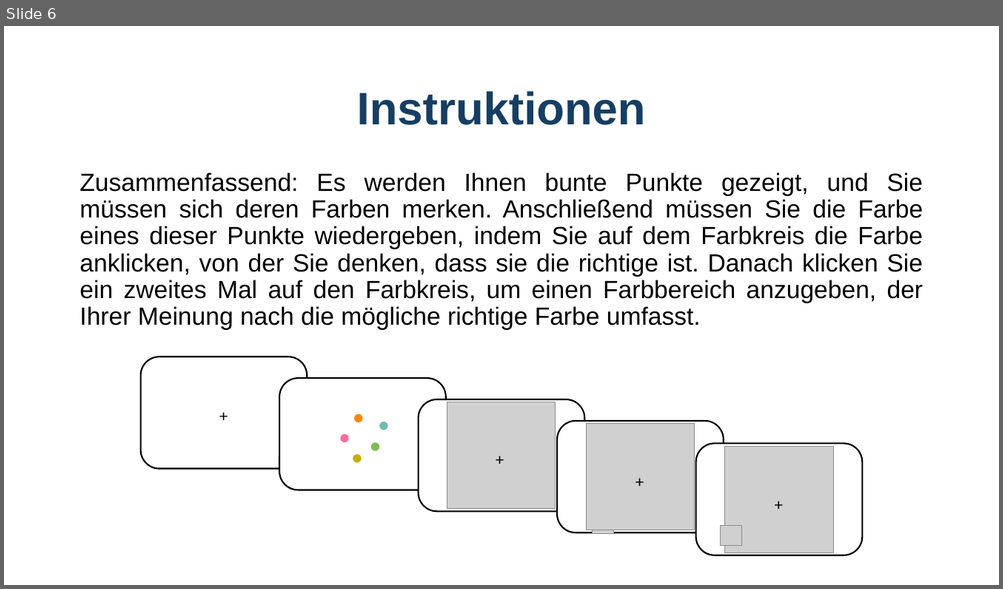
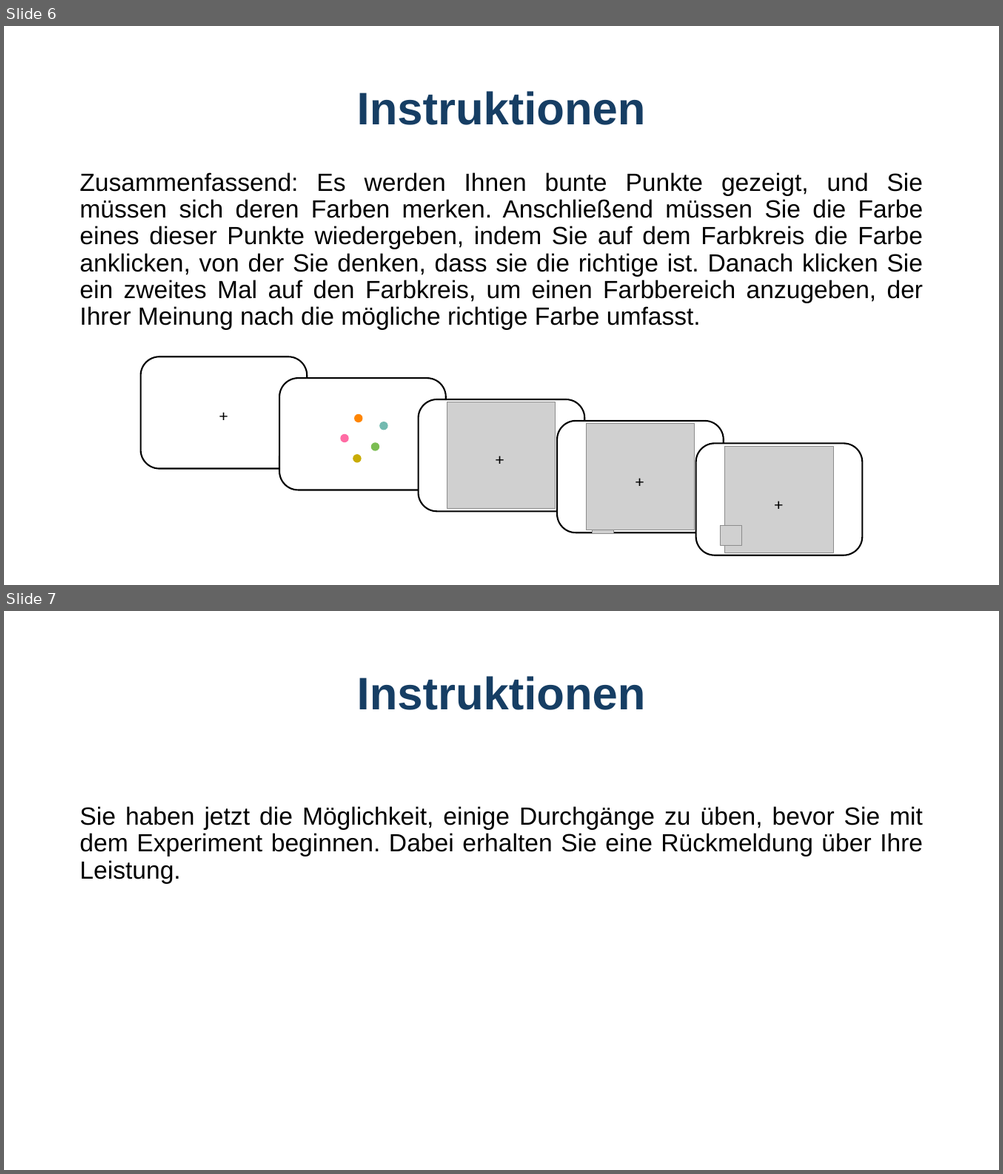
Before and after one commit to GidonFrischkorn/Ambizione-IndividualDifferencesStudy, a slide deck: tasks/color-delayed-estimation/assets/instructions_color_delayed_estimation.pptx. Shown one above the other, each under a label of ours: slide 6 before the commit, slides 6 and 7 after it. The pictures are 1003x589 and 1003x1174 pixels, drawn with LibreOffice and Linux fonts; fonts in the diff are those of the drawing; grey boxes stand for pictures. Boxes give left, top, right and bottom in pixels: in the first picture for what was removed or moved away, otherwise in the second. Text is boxed around its words. In the diff, an @@ line names an element or a change of style, - is before the commit and + after.

```diff
--- a/tasks/color-delayed-estimation/assets/instructions_color_delayed_estimation.pptx
+++ b/tasks/color-delayed-estimation/assets/instructions_color_delayed_estimation.pptx
@@ slide 7 added at bbox=[4, 611, 999, 1170], background #FFFFFF @@
@@ title added at bbox=[357, 676, 646, 710], 44 pt, text #163E64, bold @@
+Instruktionen
@@ text added at bbox=[79, 806, 922, 884], 24 pt, text #000000 @@
+Sie haben jetzt die Möglichkeit, einige Durchgänge zu üben, bevor Sie mit dem Experiment beginnen. Dabei erhalten Sie eine Rückmeldung über Ihre Leistung.
```
Also in this commit, not shown: 4 other files.
